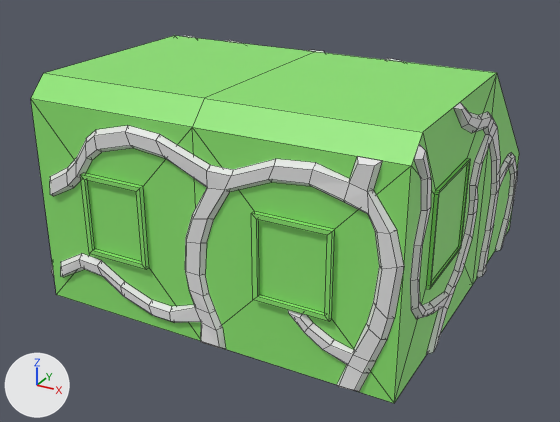
One commit to the Blender file salemstalker/Assets/3D/buildings/overngrownhouses/overgrownhouse2.blend: the scene before it, then after it.
Before and after are seen from a camera (50 mm lens) standing at (2.78, -8.38, 4.17) and looking at (-1.1, -1.31, 0.64). Every picture has the same lights, and +X, +Y and +Z are marked at lower left. Mesh edges are drawn as thin lines.

Script lines for the objects in view, before the commit:
```python
me_cube_002 = bpy.data.meshes.new('Cube.002')
me_cube_002.from_pydata(...)  # 93 vertices, 90 faces; spans x -3.05..1.03, y -3.13..1.0, z -1.0..1.4
me_cube_002.materials.append(mat_material)  # green #8de771
me_plane_004 = bpy.data.meshes.new('Plane.004')
me_plane_004.from_pydata(...)  # 612 vertices, 602 faces; spans x -2.27..0.14, y -2.69..1.47, z -0.06..3.96
me_plane_004.materials.append(mat_vines)  # white #e7e7e7
ob_cube = bpy.data.objects.new('Cube', me_cube_002)
ob_cube.location = (0.0, 0.0, 0.94)
ob_plane_004 = bpy.data.objects.new('Plane.004', me_plane_004)
ob_plane_004.location = (-2.906, -0.448, 0.078)
ob_plane_004.rotation_euler = (0.0, 1.571, 0.0)  # degrees (0, 90, 0)
```
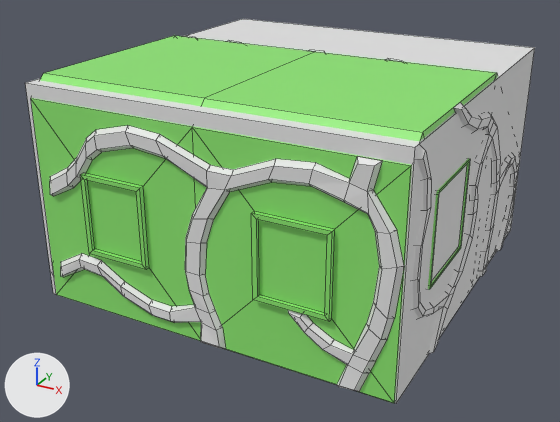
Commit message: model colonys

Where the change shows, as pixel boxes (x1, y1, x2, y2) in the pictures (560 x 422 px):
'colision-colony', added: after (25, 19, 535, 403)

The change, as a list of edits to the scene's bpy script:
```text
Add me_cube:
    me_cube.from_pydata(...)  # a box spanning x -1.0..1.0, y -1.0..1.0, z -1.0..1.0
Add ob_colision_colony:
    ob_colision_colony = bpy.data.objects.new('colision-colony', me_cube)
    ob_colision_colony.location = (-0.97, -1.04, 1.11)
    ob_colision_colony.scale = (1.99, 2.03, 1.17)
```
